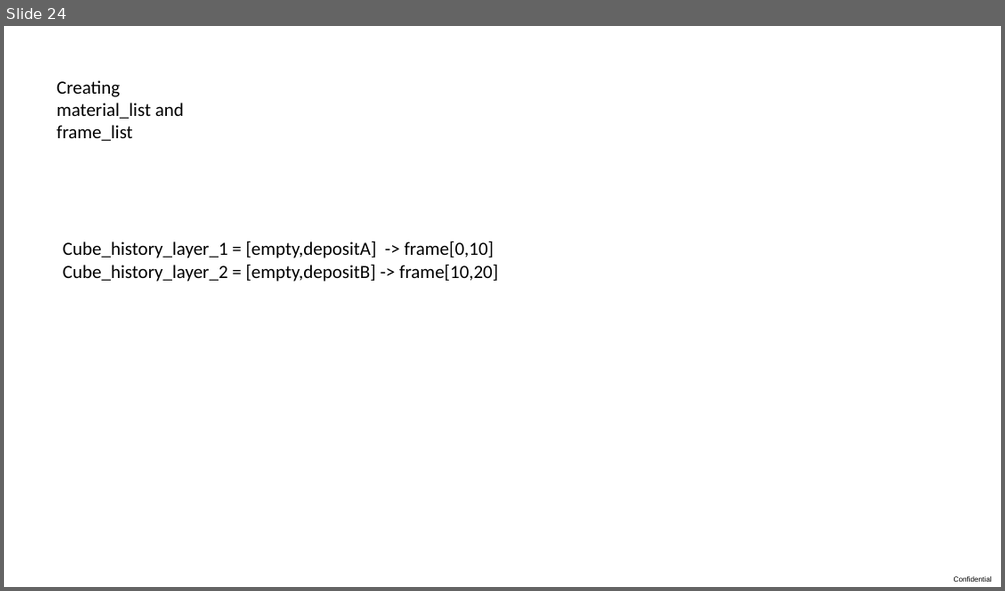
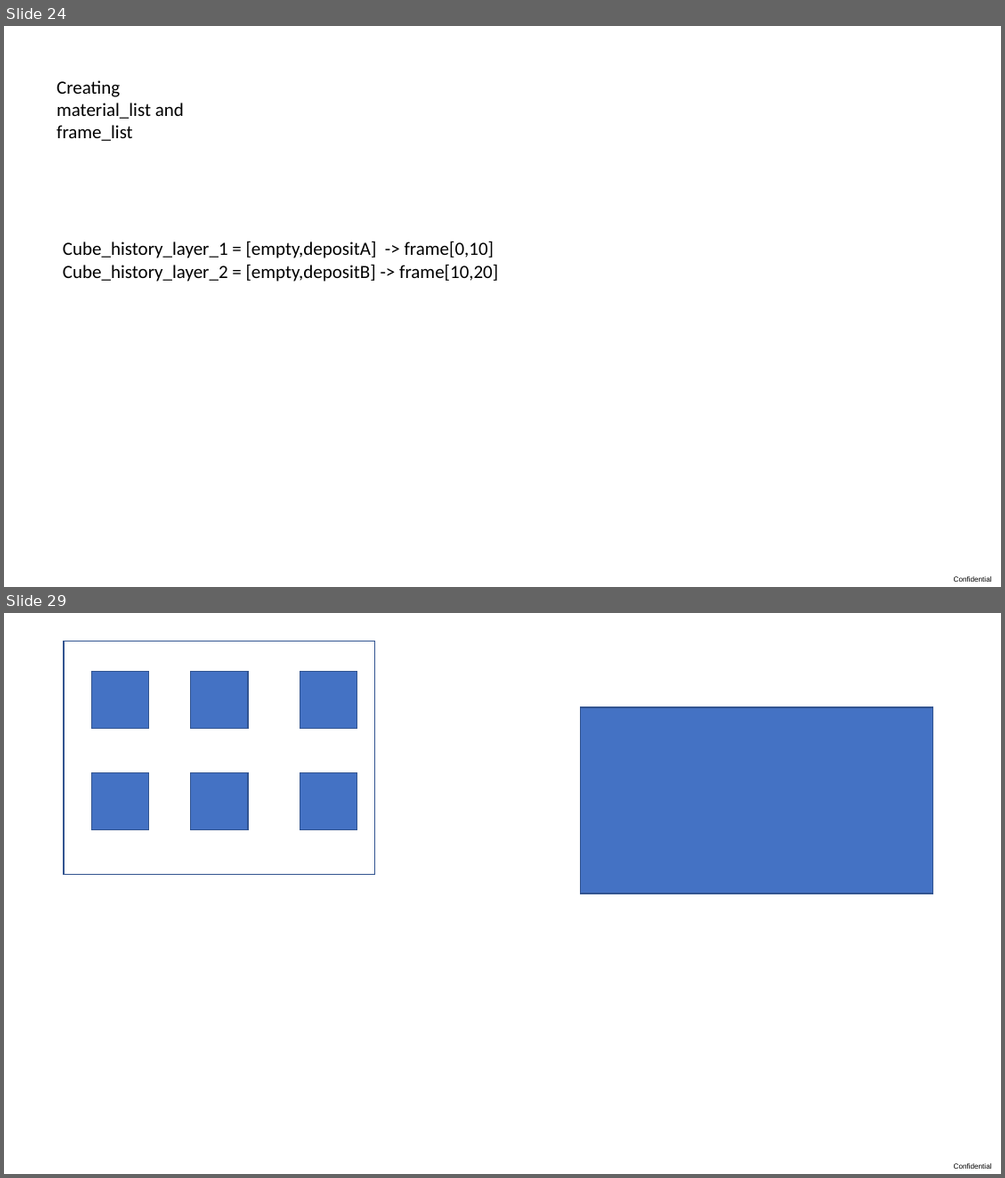
Before and after one commit to Ege5Gurtan/NanotechGame, a slide deck: Stack_Design.pptx. Shown one above the other, each under a label of ours: slide 24 before the commit, slides 24 and 29 after it; the slides between them are not shown. The pictures are 1005x591 and 1005x1178 pixels, drawn with LibreOffice and Linux fonts; fonts in the diff are those of the drawing. Boxes give left, top, right and bottom in pixels: in the first picture for what was removed or moved away, otherwise in the second. Text is boxed around its words. In the diff, an @@ line names an element or a change of style, - is before the commit and + after.

```diff
--- a/Stack_Design.pptx
+++ b/Stack_Design.pptx
@@ slide 29 added at (4, 613, 1001, 1174), background #FFFFFF; not listed: 1 template element that a slide beside it also shows @@
@@ rectangle added at (64, 641, 375, 874), outline #325491 1 pt @@
@@ rectangle added at (91, 672, 149, 729), fill #4472C4, outline #325491 1 pt @@
@@ rectangle added at (190, 672, 248, 729), fill #4472C4, outline #325491 1 pt @@
@@ rectangle added at (299, 672, 357, 729), fill #4472C4, outline #325491 1 pt @@
@@ rectangle added at (581, 707, 933, 893), fill #4472C4, outline #325491 1 pt @@
@@ rectangle added at (91, 773, 149, 831), fill #4472C4, outline #325491 1 pt @@
@@ rectangle added at (190, 773, 248, 831), fill #4472C4, outline #325491 1 pt @@
@@ rectangle added at (299, 773, 357, 831), fill #4472C4, outline #325491 1 pt @@
```
Also in this commit, not shown: 4 other slides added, 3 other files.
